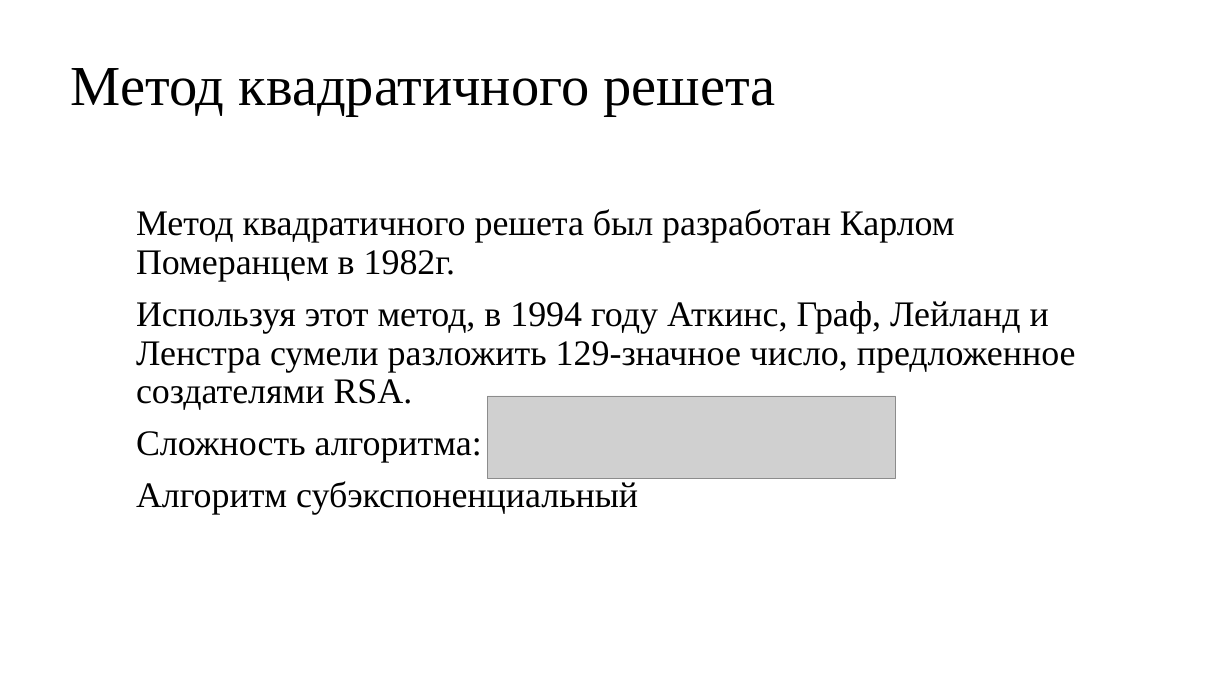
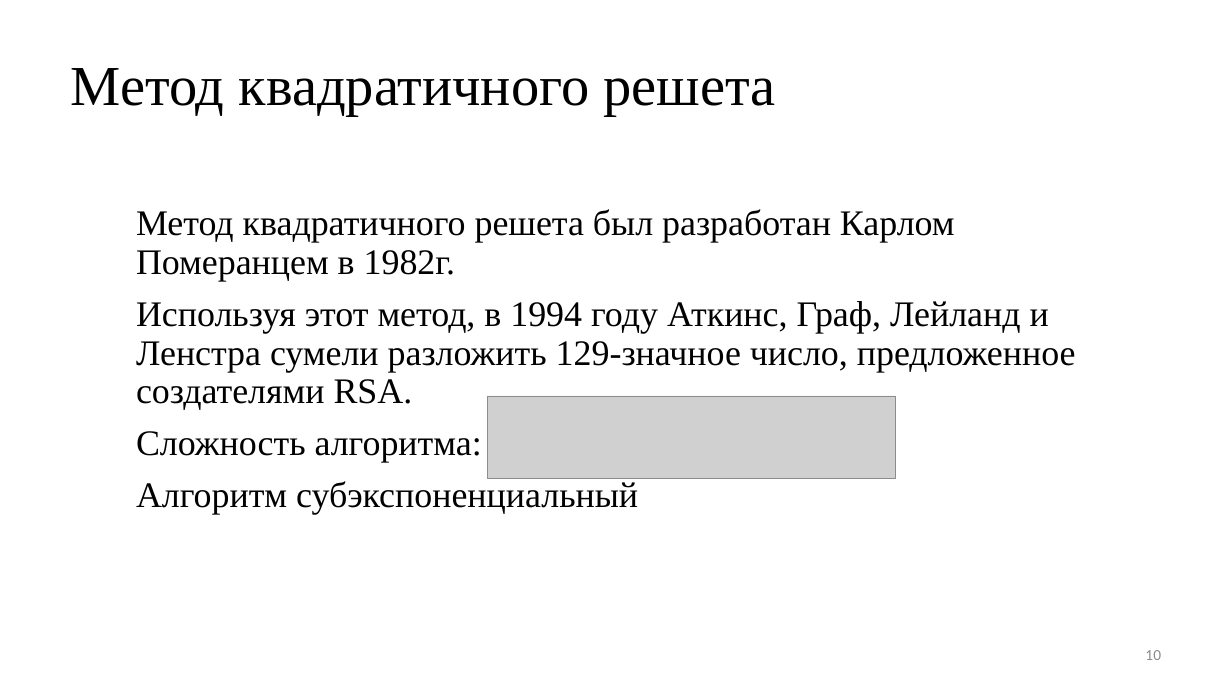
Before and after one commit to pagamov/VKR, a slide deck: slide 10 of Гамов Павел Диплом.pptx. Drawn at 1232x693 pixels with LibreOffice and Linux fonts; fonts in the diff are those of the drawing; grey boxes stand for pictures. Boxes give left, top, right and bottom in pixels: in the first picture for what was removed or moved away, otherwise in the second. Text is boxed around its words. In the diff, an @@ line names an element or a change of style, - is before the commit and + after.

```diff
--- a/Гамов Павел Диплом.pptx
+++ b/Гамов Павел Диплом.pptx
@@ page number added at bbox=[1145, 650, 1161, 660], 12 pt, text #8C8C8C @@
+10
```
Also in this commit, not shown: 5 other slides changed, 1 other file.
